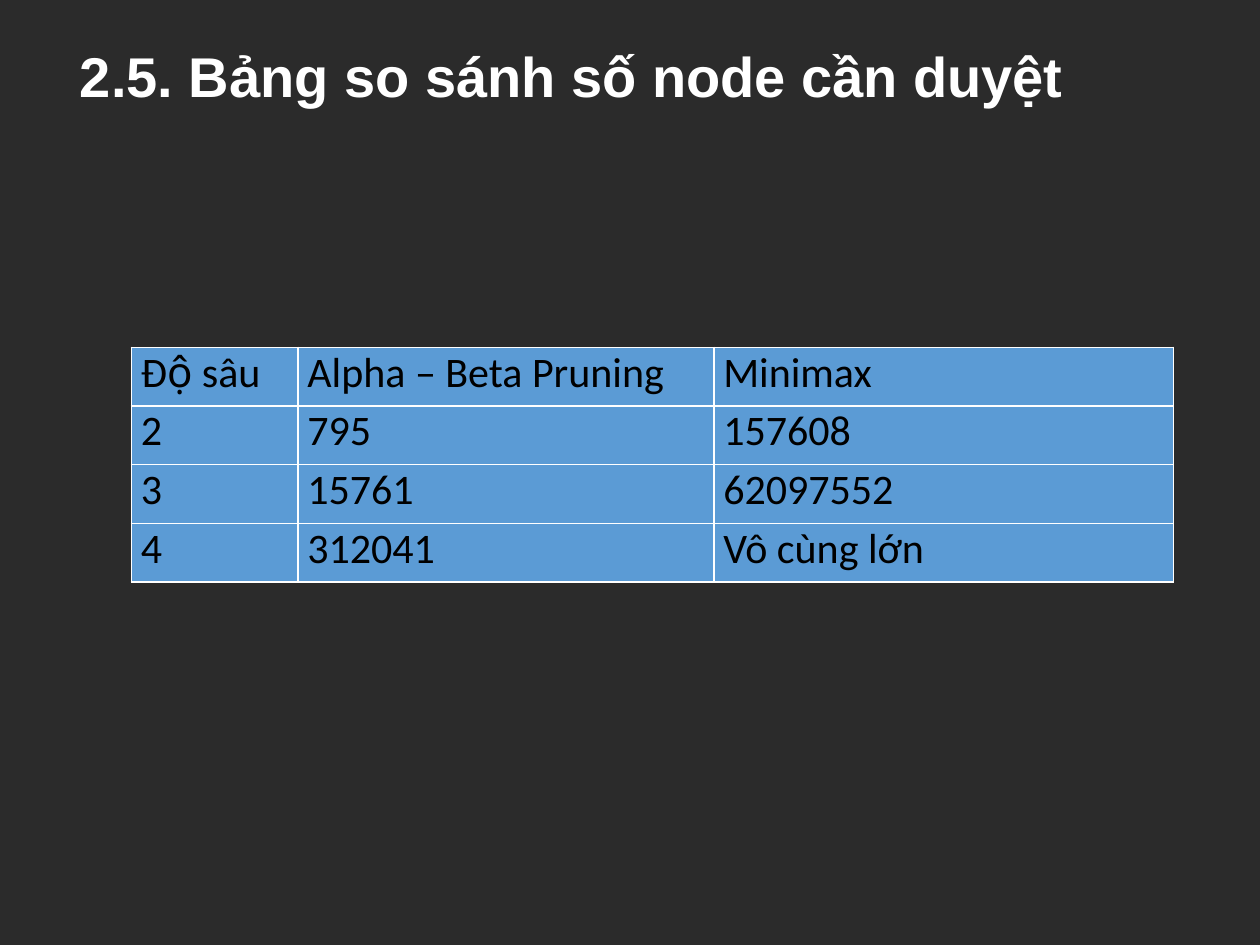
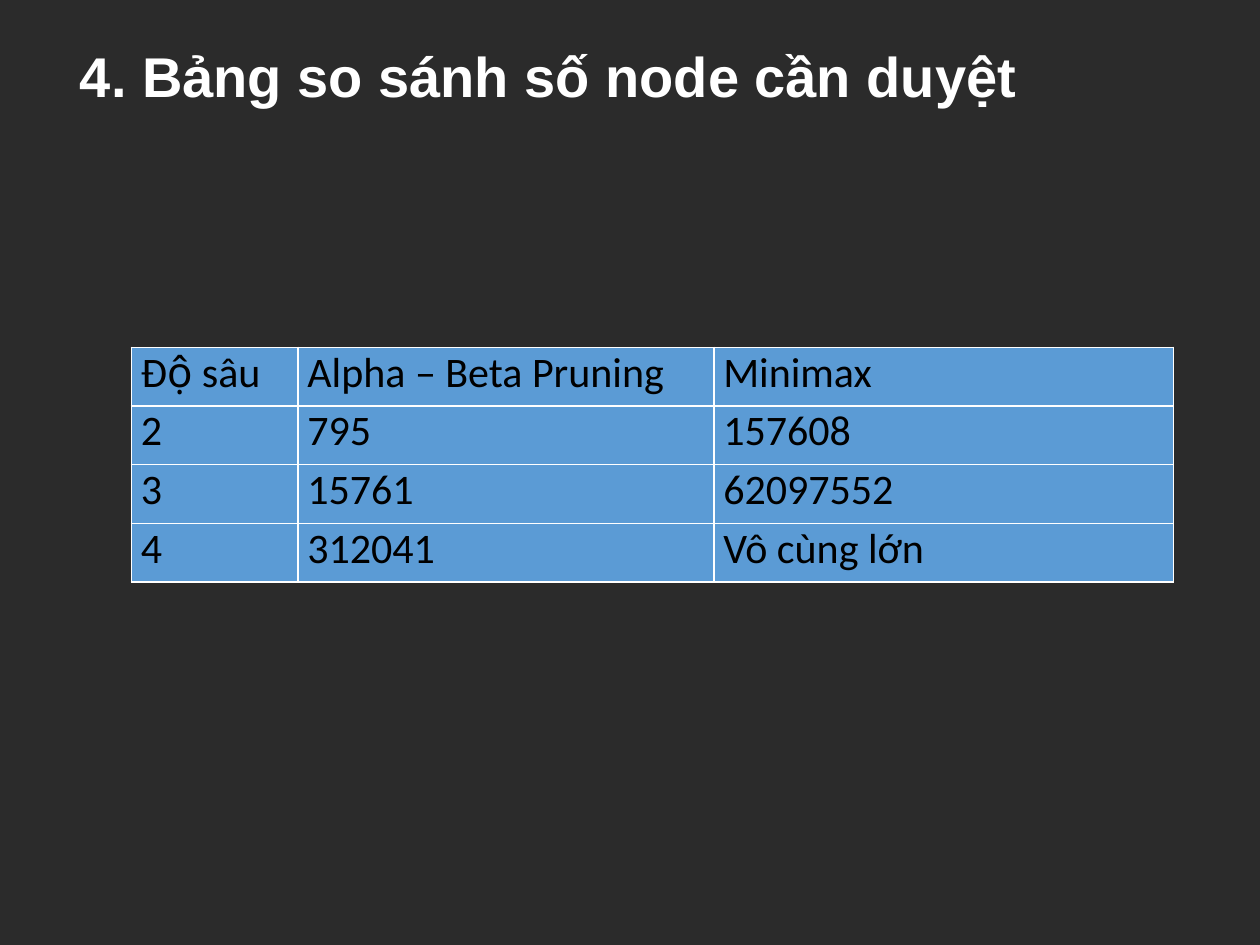
Before and after one commit to NguyenMo2610/AI20191, a slide deck: slide 16 of SLIDE.pptx (slide 17 before the commit). Drawn at 1260x945 pixels with LibreOffice and Linux fonts; fonts in the diff are those of the drawing; background and template pictures are left out; a plain dark background stands for a picture behind light text. Boxes give left, top, right and bottom in pixels: in the first picture for what was removed or moved away, otherwise in the second. Text is boxed around its words. In the diff, an @@ line names an element or a change of style, - is before the commit and + after.

```diff
--- a/SLIDE.pptx
+++ b/SLIDE.pptx
@@ title at (80,54,1016,108): text changed @@
-2.5. Bảng so sánh số node cần duyệt
+4. Bảng so sánh số node cần duyệt
```
Also in this commit, not shown: 8 other slides changed, 1 slide added, 2 slides removed, 3 other files.
